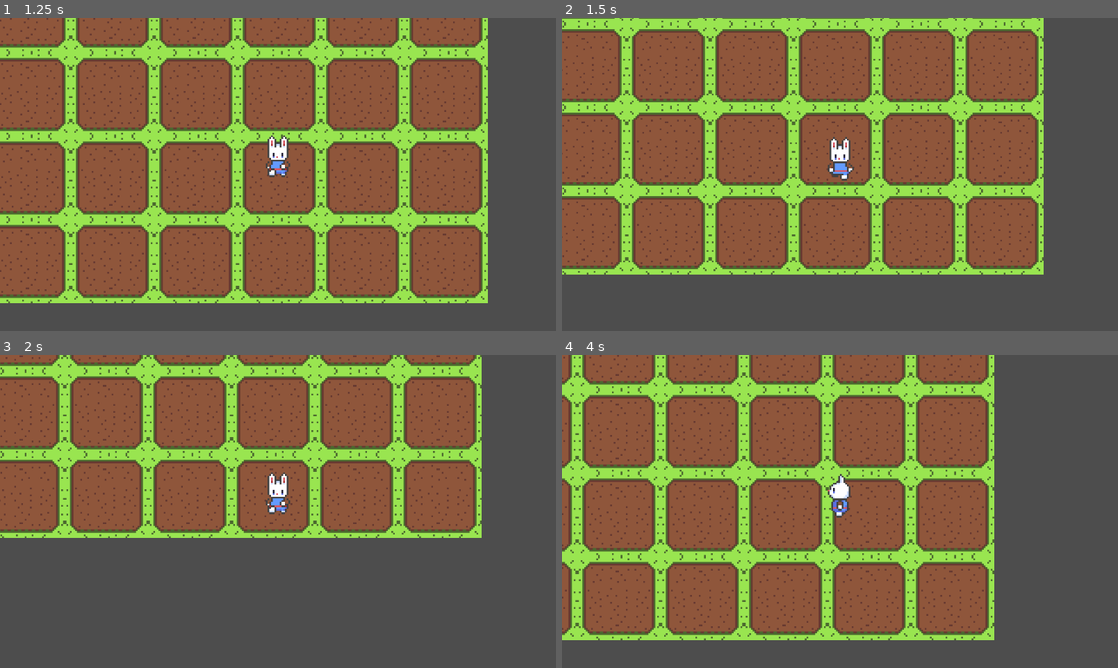
Above: before the commit, frames 1-4 (two rows, left to right).
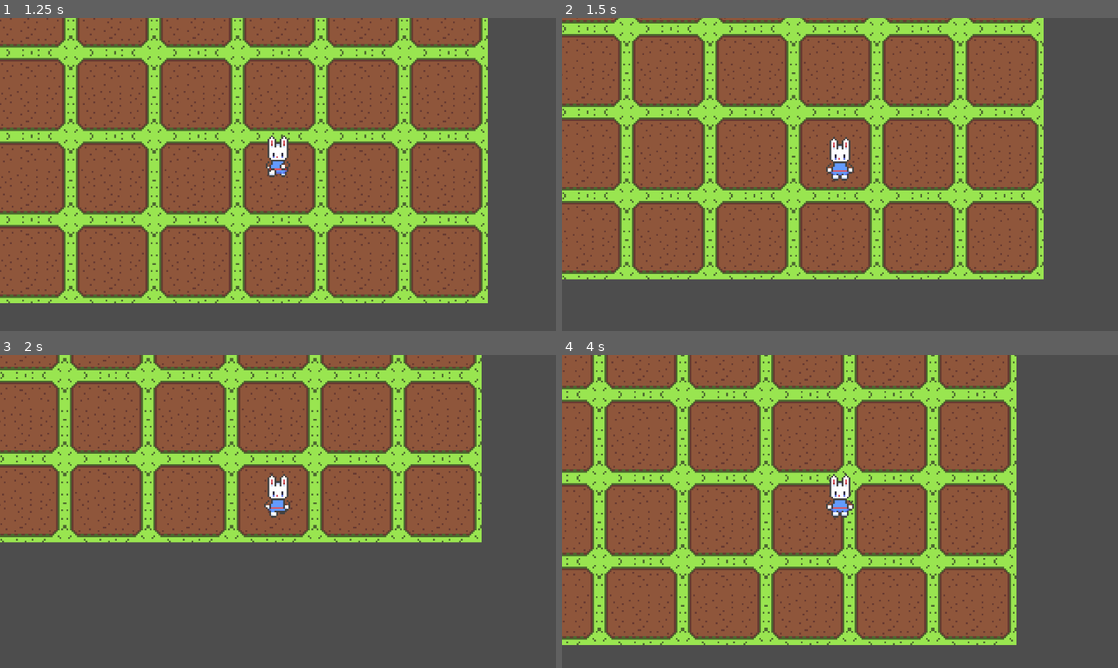
Above: after the commit, the same moments.

Repository: bregre550/bigbeef
Game: Godot game, scene res://Sandbox/01.tscn
Two runs of this game, one before a commit and one after it. Both use one fixed random seed, a clock stepped at 60 frames per second and the inputs below.
Inputs:
- Up to frame 1 (1.25 s): tap Enter at 0.5 s; hold D (right) from 0.53 s (still down); hold / (strafe) from 0.53 s (still down); tap ' (flip strafe, bound only after the commit) at 0.8 s
- Up to frame 2 (1.5 s): release D (right) at 1.28 s; release / (strafe) at 1.28 s; hold S (down) from 1.28 s (still down); tap ' (flip strafe, bound only after the commit) at 1.35 s
- Up to frame 3 (2 s): keep holding S (down); tap / (strafe) at 1.55 s
- Up to frame 4 (4 s): release S (down) at 2.03 s; hold D (right) 2.03-2.78 s; hold ' (flip strafe, bound only after the commit) 2.03-2.78 s; tap Space (shoot) at 2.1 s; hold W (up) 2.78-3.53 s; tap / (strafe) at 2.85 s; hold A (left) from 3.53 s (still down); hold ' (flip strafe, bound only after the commit) from 3.53 s (still down)

Frame 1 is identical in both runs. In frame 2, 20% of the frame differs, in the area x 0-87%, y 0-84%; in frame 3, 15%; in frame 4, 43%, in the area x 0-82%, y 0-93%.

Commit message:
added flip strafe
flip strafe added to player

Diff:
--- a/big-beef/Scripts/player.gd
+++ b/big-beef/Scripts/player.gd
@@ -10,21 +10,31 @@
 
 signal direction_changed(new_direction: Vector2)
 
-var prev_direction : Vector2 = Vector2.ZERO
-var is_strafing : bool = false
+var prev_direction: Vector2 = Vector2.ZERO
+var turn_rate: float = 0.25
+var is_strafing: bool = false
 
-var hp : int = 100
-var max_hp : int = 100
+var hp: int = 100
+var max_hp: int = 100
 
 func _ready() -> void:
 	PlayerManager.player = self
 	state_machine.Initialize(self)
 
 func _input( event: InputEvent ):
-	if event.is_action( "strafe" ):
+	if event.is_action("strafe"):
 		if event.is_pressed():
 			is_strafing = true
-		elif event.is_released():
+		elif event.is_released() and not Input.is_action_pressed("flip strafe"):
+			is_strafing = false
+
+	if event.is_action("flip strafe"):
+		if event.is_pressed():
+			direction *= -1
+			if SetDirection():
+				UpdateAnimation("walk")
+			is_strafing = true
+		elif event.is_released() and not Input.is_action_pressed("strafe"):
 			is_strafing = false
 
 func _process(_delta: float) -> void:
--- a/big-beef/project.godot
+++ b/big-beef/project.godot
@@ -72,6 +72,12 @@
 , Object(InputEventJoypadMotion,"resource_local_to_scene":false,"resource_name":"","device":-1,"axis":4,"axis_value":1.0,"script":null)
 ]
 }
+"flip strafe"={
+"deadzone": 0.2,
+"events": [Object(InputEventJoypadMotion,"resource_local_to_scene":false,"resource_name":"","device":-1,"axis":5,"axis_value":1.0,"script":null)
+, Object(InputEventKey,"resource_local_to_scene":false,"resource_name":"","device":-1,"window_id":0,"alt_pressed":false,"shift_pressed":false,"ctrl_pressed":false,"meta_pressed":false,"pressed":false,"keycode":0,"physical_keycode":39,"key_label":0,"unicode":39,"location":0,"echo":false,"script":null)
+]
+}
 
 [layer_names]
 
